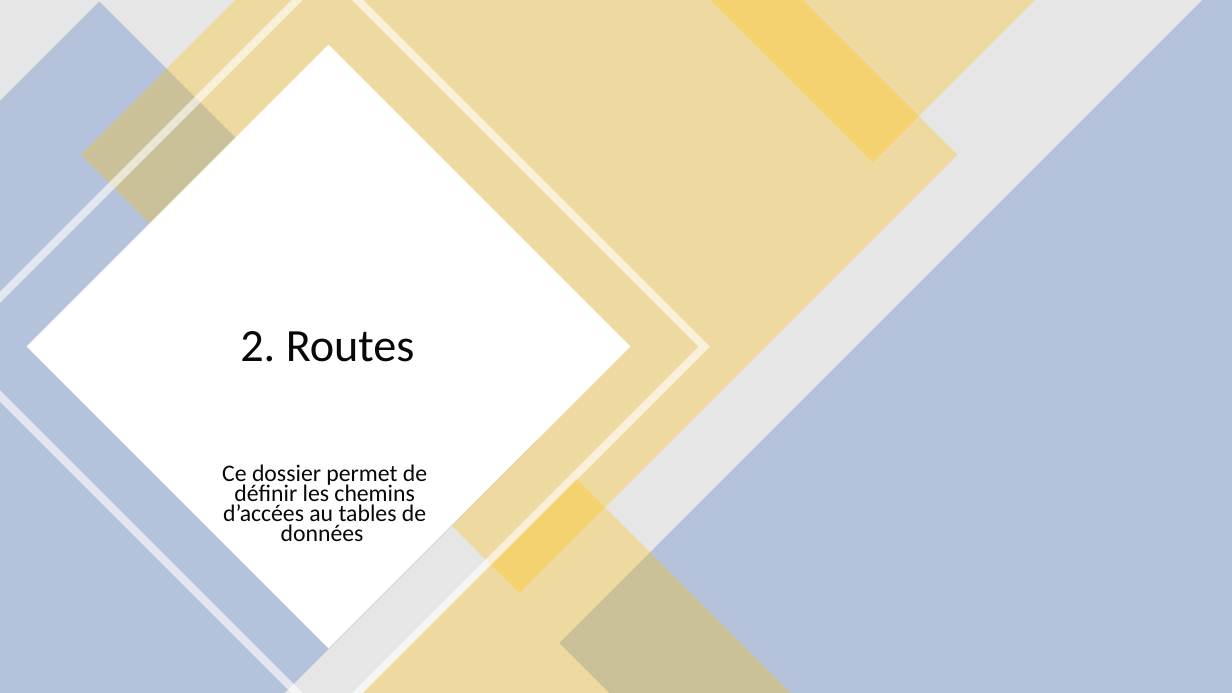
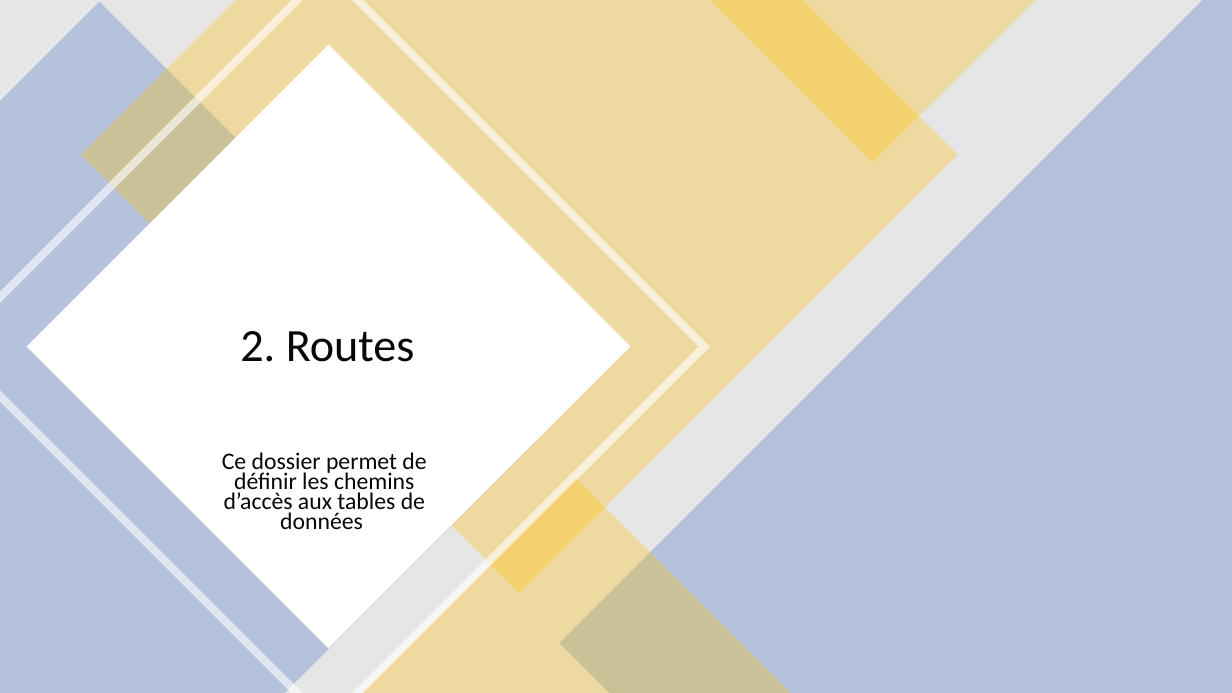
Before and after one commit to Nono-Le-Robot/TP06_Construisez_une_API, a slide deck: slide 8 of Ressources/Presentation P6.pptx (slide 9 before the commit). Drawn at 1232x693 pixels with LibreOffice and Linux fonts; fonts in the diff are those of the drawing. Boxes give left, top, right and bottom in pixels: in the first picture for what was removed or moved away, otherwise in the second. Text is boxed around its words. In the diff, an @@ line names an element or a change of style, - is before the commit and + after.

```diff
--- a/Ressources/Presentation P6.pptx
+++ b/Ressources/Presentation P6.pptx
@@ text at box(222, 452, 426, 529): text changed @@
-Ce dossier permet de définir les chemins d’accées au tables de données
+Ce dossier permet de définir les chemins d’accès aux tables de données
```
Also in this commit, not shown: 7 other slides changed, 9 slides added, 12 slides removed, 6 other files.
